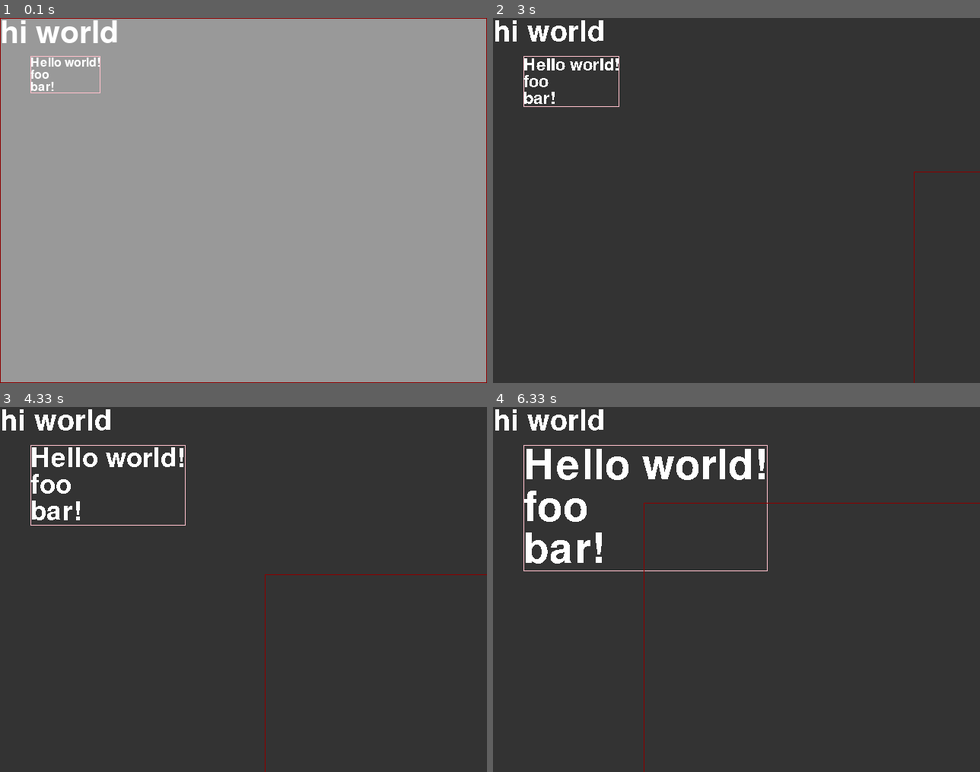
Above: before the commit, frames 1-4 (two rows, left to right).
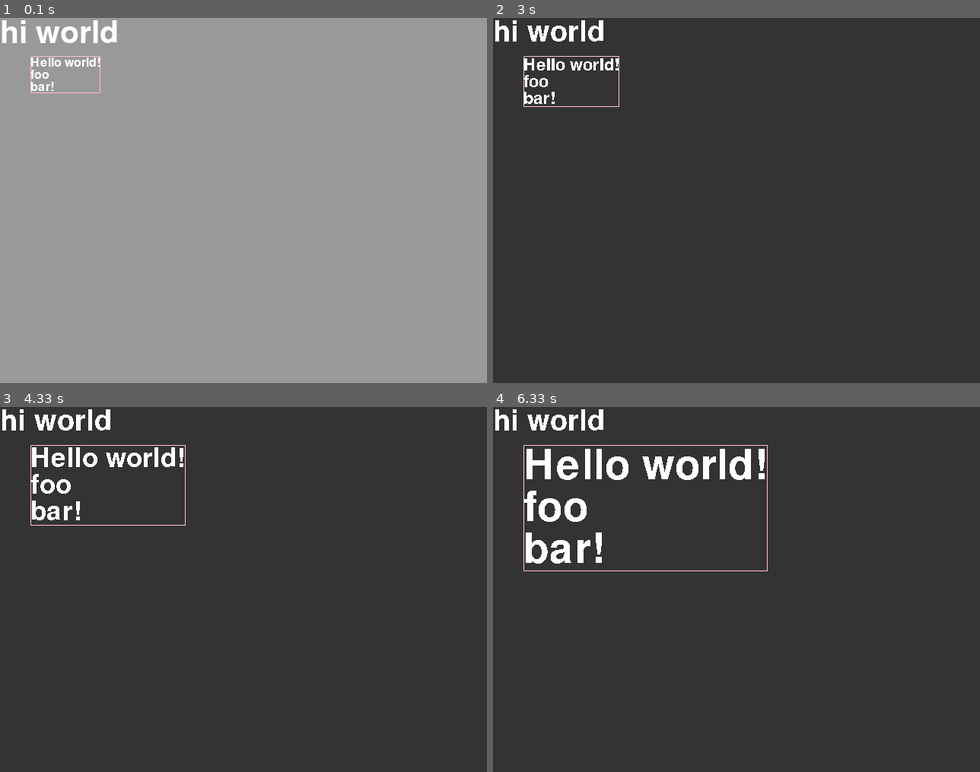
Above: after the commit, the same moments.

Repository: ninmonkey/pygame-demos
Game: pygame game, started from main.py
Two runs of this game, one before a commit and one after it. Both use one fixed random seed, a clock stepped at 60 frames per second and the inputs below.
Inputs (mouse positions are in pixels of both pictures, inside the frame that each line leads up to):
- Up to frame 1 (0.1 s): no input
- Up to frame 2 (3 s): tap 3 at 0.33 s; tap Space at 0.67 s; tap 1 at 1 s; tap 4 at 1.33, 2.5, 2.9 s; tap A at 2.17 s; move the mouse to (911, 171) at 2.87 s
- Up to frame 3 (4.33 s): tap 4 at 3.2, 3.4, 3.7, 3.9, 4.2 s; move the mouse to (413, 662) at 3.37 s; move the mouse to (262, 574) at 3.87 s
- Up to frame 4 (6.33 s): move the mouse to (629, 523) at 4.43 s; tap 4 at 4.47, 4.8, 5.1, 5.23, 5.63, 5.93, 6.3 s; move the mouse to (867, 629) at 4.77 s; move the mouse to (658, 472) at 5.2 s; move the mouse to (906, 585) at 5.6 s; move the mouse to (643, 501) at 6.27 s

The runs differ from the first frame. In frame 1, 0.7% of the frame differs, in the area x 0-100%, y 0-100%; in frame 2, 0.1%; in frame 3, 0.2%; in frame 4, 0.3%.

Commit message:
frustrating rect not copying

Diff:
--- a/textcache.py
+++ b/textcache.py
@@ -147,19 +147,26 @@
 
     def _calc_offset(self):
         # offsets for each line
-        full = Rect(self.rect)
+        #full = Rect(self.rect)
+        full = self.rect.copy()
 
         prev = Rect(self.rect)
         for t in self.text_lines:
-            t.rect.topleft = prev.left, prev.bottom
-            prev = t.rect
+            print("  line = ",full)
+            t.rect.topleft = prev.bottomleft
+            prev = t.rect.copy()
             full = full.union(t.rect)
-            print(full,)
 
         # verify containment
-        #self.rect = Rect(full)
-        #print(full,)
+        print("full.size=", full.size)
+        #print("self.size=", self.rect.size)
+
+        #bug: this line causes full to increase height every loop
+        #self.rect = full.copy()
+
         if debug: pygame.draw.rect(self.screen, Color("pink"), full, 1)
+        if debug: pygame.draw.rect(self.screen, Color("green"), self.rect, 1)
+
 
     def parse_text(self, text):
         # convert string with "\n" to drawn text
@@ -239,4 +246,5 @@
         pass
 
     def draw(self):
+        return
         if debug: pygame.draw.rect(self.screen, Color("darkred"), self.rect_wrap, 1)
Not shown, changed: todo.md
